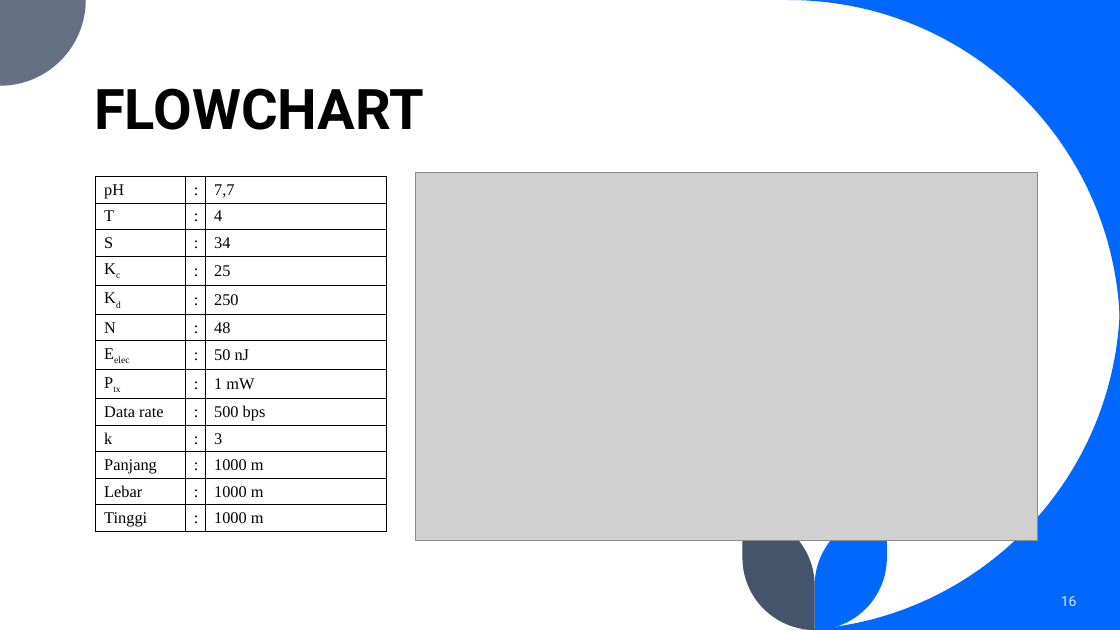
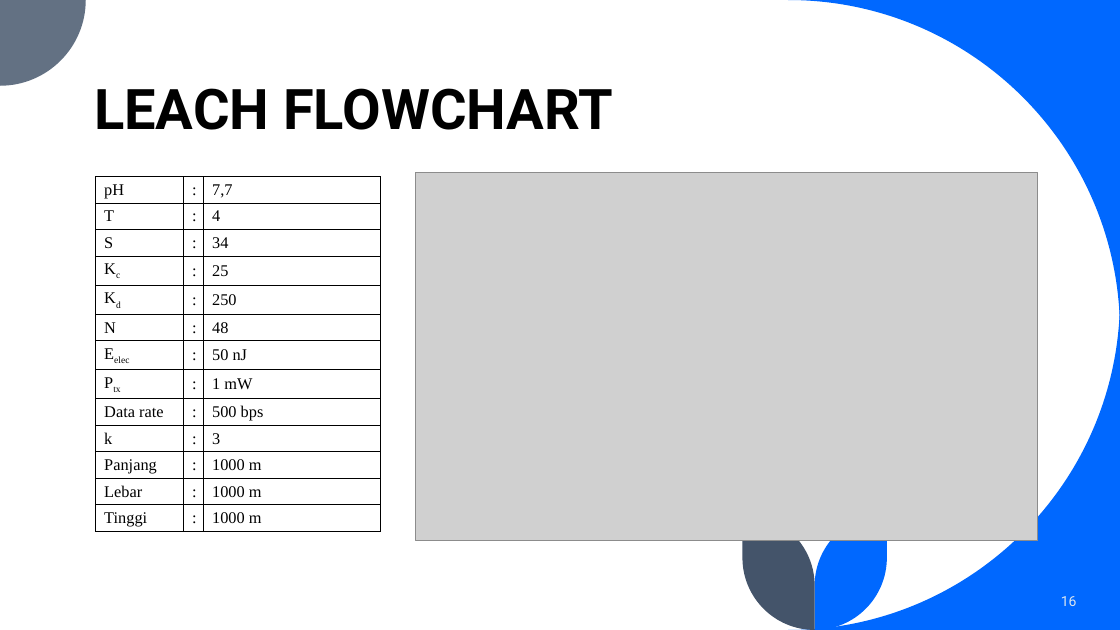
Before and after one commit to BiggusMaximus/Multi-Hop-Q-Learning-LEACH, a slide deck: slide 16 of bimbingan/Bimbingan 2.pptx. Drawn at 1120x630 pixels with LibreOffice and Linux fonts; fonts in the diff are those of the drawing; grey boxes stand for pictures. Boxes give left, top, right and bottom in pixels: in the first picture for what was removed or moved away, otherwise in the second. Text is boxed around its words. In the diff, an @@ line names an element or a change of style, - is before the commit and + after.

```diff
--- a/bimbingan/Bimbingan 2.pptx
+++ b/bimbingan/Bimbingan 2.pptx
@@ text at bbox=[94, 88, 613, 130]: text changed @@
-FLOWCHART
+LEACH FLOWCHART
@@ table: place and size @@
-table at bbox=[96, 176, 386, 540]
+table at bbox=[96, 176, 380, 540]
```
Also in this commit, not shown: 3 other slides changed, 1 slide added, 1 other file.
